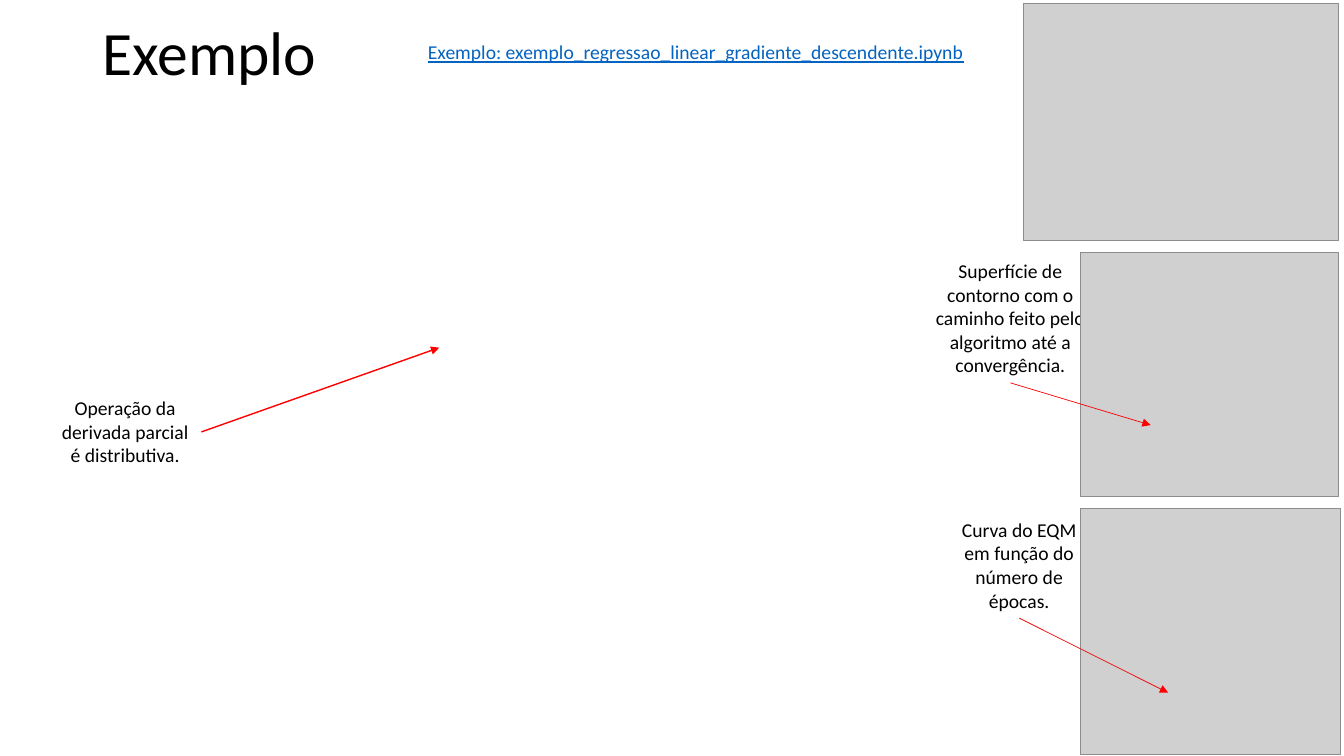
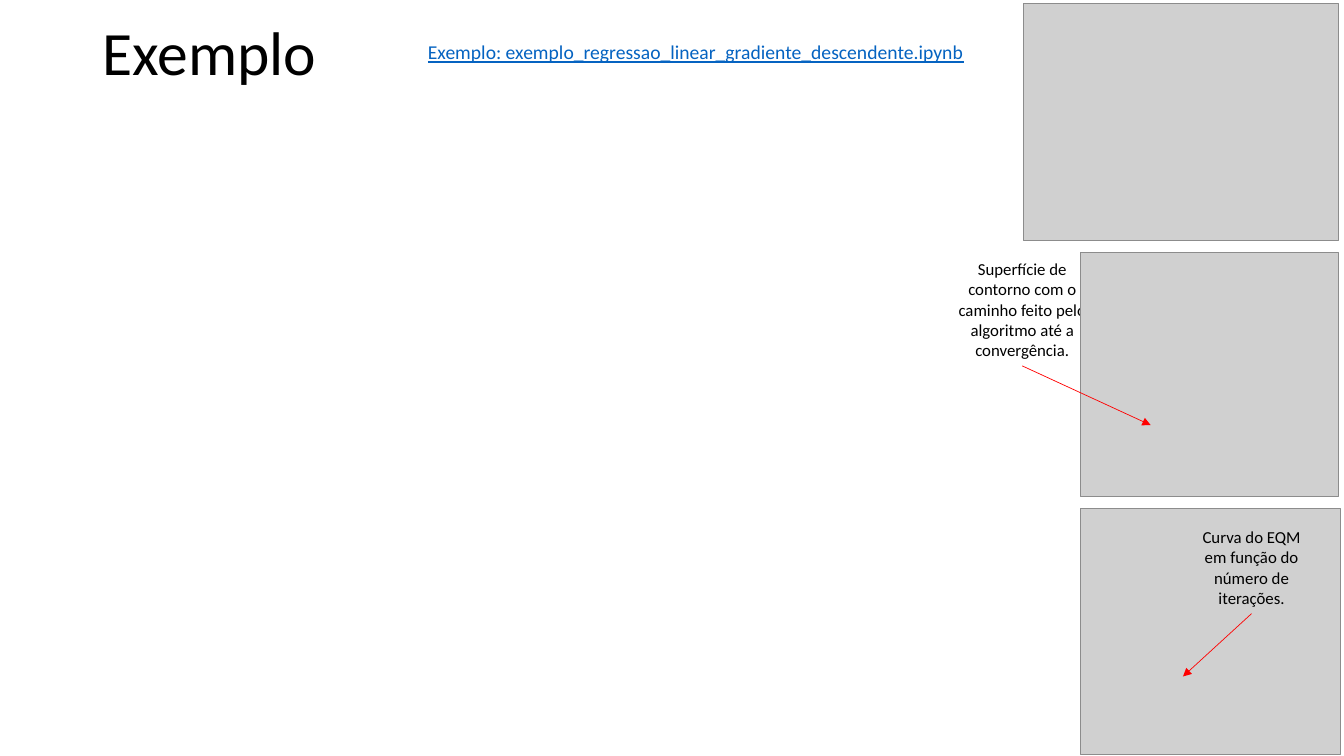
Before and after one commit to zz4fap/t319_aprendizado_de_maquina, a slide deck: slide 9 of slides/T319_Regressão_Linear (Parte II).pptx. Drawn at 1344x756 pixels with LibreOffice and Linux fonts; fonts in the diff are those of the drawing; grey boxes stand for pictures. Boxes give left, top, right and bottom in pixels: in the first picture for what was removed or moved away, otherwise in the second. Text is boxed around its words. In the diff, an @@ line names an element or a change of style, - is before the commit and + after.

```diff
--- a/slides/T319_Regressão_Linear (Parte II).pptx
+++ b/slides/T319_Regressão_Linear (Parte II).pptx
@@ text "Superfície de contorno com o ...": place and size @@
-text "Superfície de contorno com o ..." at <box>936,264,1085,376</box>
+text "Superfície de contorno com o ..." at <box>959,263,1086,359</box>
@@ text "Superfície de contorno com o ..." at <box>959,263,1086,359</box>: size 14 to 12 pt @@
@@ arrow removed from (202, 432) to (440, 348) @@
@@ arrow moved from (1010, 383) - (1151, 425) to (1022, 366) - (1151, 425) @@
@@ text removed at <box>62,401,188,462</box> @@
-Operação da derivada parcial é distributiva.
@@ text at <box>1203,531,1301,607</box>: text changed; size 14 to 12 pt @@
-Curva do EQM em função do número de épocas.
+Curva do EQM em função do número de iterações.
@@ arrow moved from (1019, 618) - (1169, 693) to (1252, 614) - (1184, 677) @@
```
Also in this commit, not shown: 4 other slides changed, 1 slide added, 5 other files.
